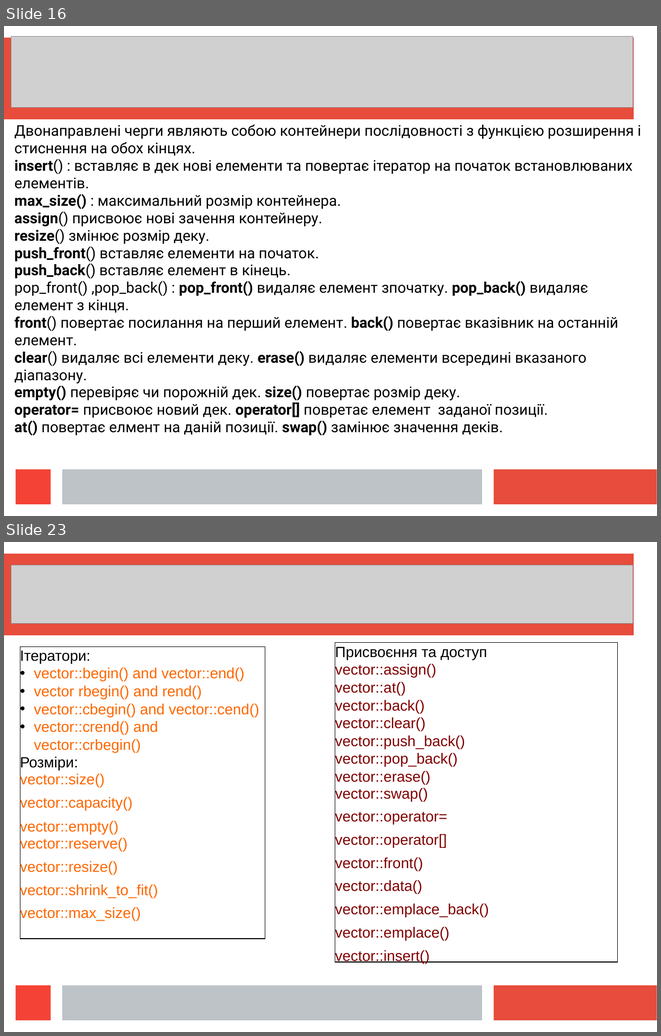
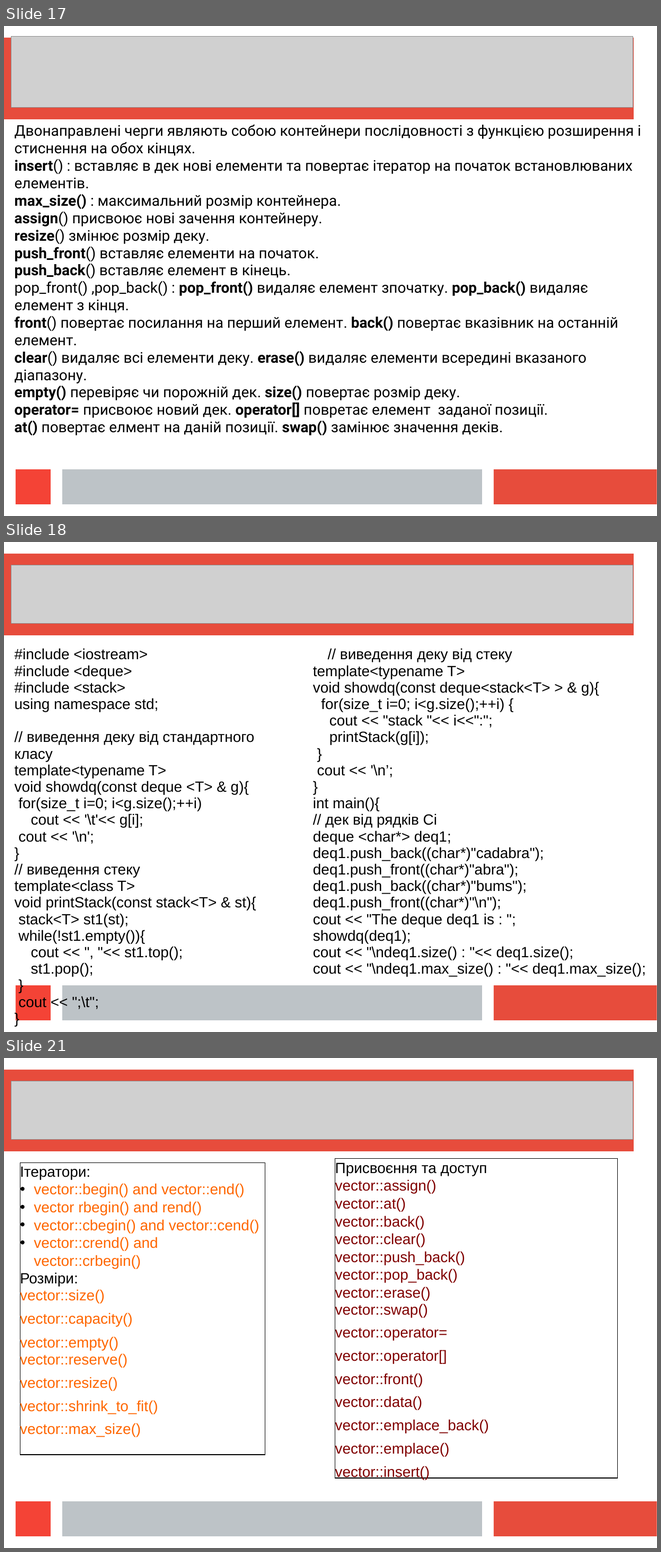
Before and after one commit to mecchmatProjects/CppCourse, a slide deck: Lect12/CppUkrTutor12_1.ppt. Shown one above the other, each under a label of ours: slides 16 and 23 before the commit, slides 17, 18 and 21 after it; the slides between them are not shown. The pictures are 661x1036 and 661x1552 pixels, drawn with LibreOffice and Linux fonts; fonts in the diff are those of the drawing; grey boxes stand for pictures. Boxes give left, top, right and bottom in pixels: in the first picture for what was removed or moved away, otherwise in the second. Text is boxed around its words. In the diff, an @@ line names an element or a change of style, - is before the commit and + after.

```diff
--- a/Lect12/CppUkrTutor12_1.ppt
+++ b/Lect12/CppUkrTutor12_1.ppt
@@ slide 18 added at bbox=[4, 542, 657, 1032], background #FFFFFF; not listed: 4 template elements that a slide beside it also shows @@
@@ picture added at bbox=[11, 565, 633, 624] @@
@@ free added at bbox=[9, 643, 303, 1030], 18 pt, text #000000 @@
+#include <iostream>
+#include <deque>
+#include <stack>
+using namespace std;
+// виведення деку від стандартного класу
+template<typename T>
+void showdq(const deque <T> & g){
+for(size_t i=0; i<g.size();++i)
+cout << '\t'<< g[i];
+cout << '\n';
+}
+// виведення стеку
+template<class T>
+void printStack(const stack<T> & st){
+stack<T> st1(st);
+while(!st1.empty()){
+cout << ", "<< st1.top();
+st1.pop();
+}
+cout << ";\t";
+}
@@ free added at bbox=[307, 643, 653, 996], 18 pt, text #000000 @@
+// виведення деку від стеку
+template<typename T>
+void showdq(const deque<stack<T> > & g){
+for(size_t i=0; i<g.size();++i) {
+cout << "stack "<< i<<":";
+printStack(g[i]);
+}
+cout << '\n’;
+}
+int main(){
+// дек від рядків Сі
+deque <char*> deq1;
+deq1.push_back((char*)"cadabra");
+deq1.push_front((char*)"abra");
+deq1.push_back((char*)"bums");
+deq1.push_front((char*)"\n");
+cout << "The deque deq1 is : ";
+showdq(deq1);
+cout << "\ndeq1.size() : "<< deq1.size();
+cout << "\ndeq1.max_size() : "<< deq1.max_size();
@@ what was slide 16 is now slide 17 @@
@@ what was slide 23 is now slide 21 @@
```
Also in this commit, not shown: 3 slides changed, 5 other slides added, 2 slides removed, 1 other file.
